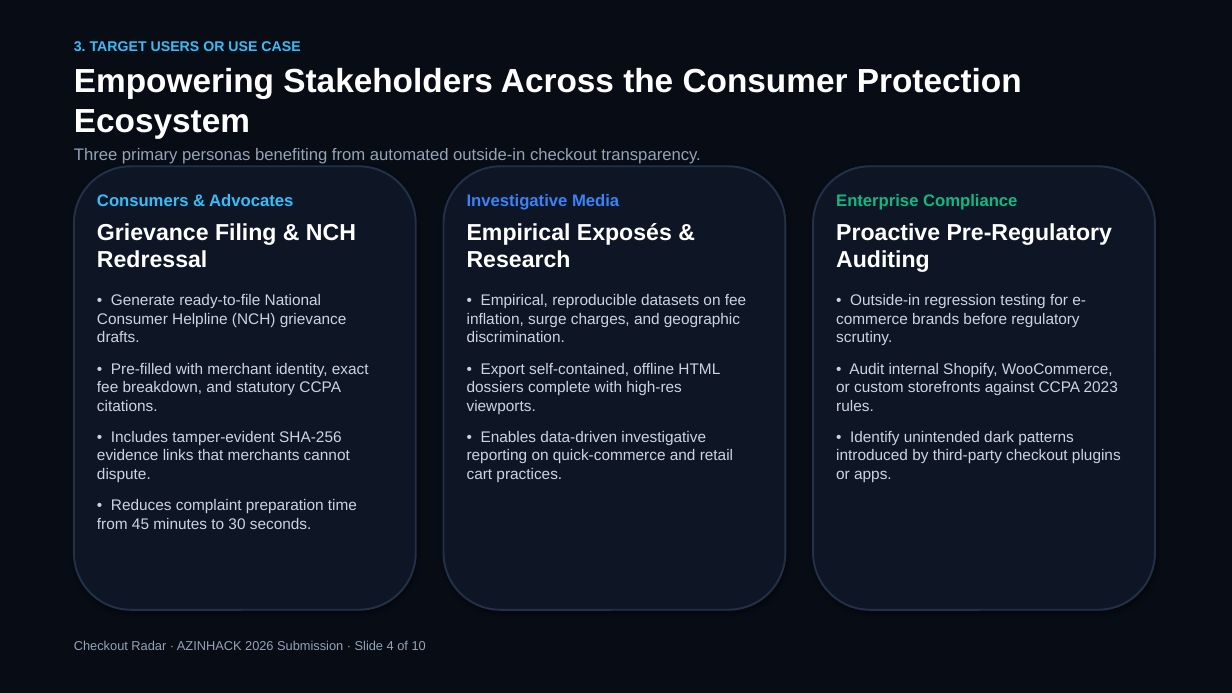
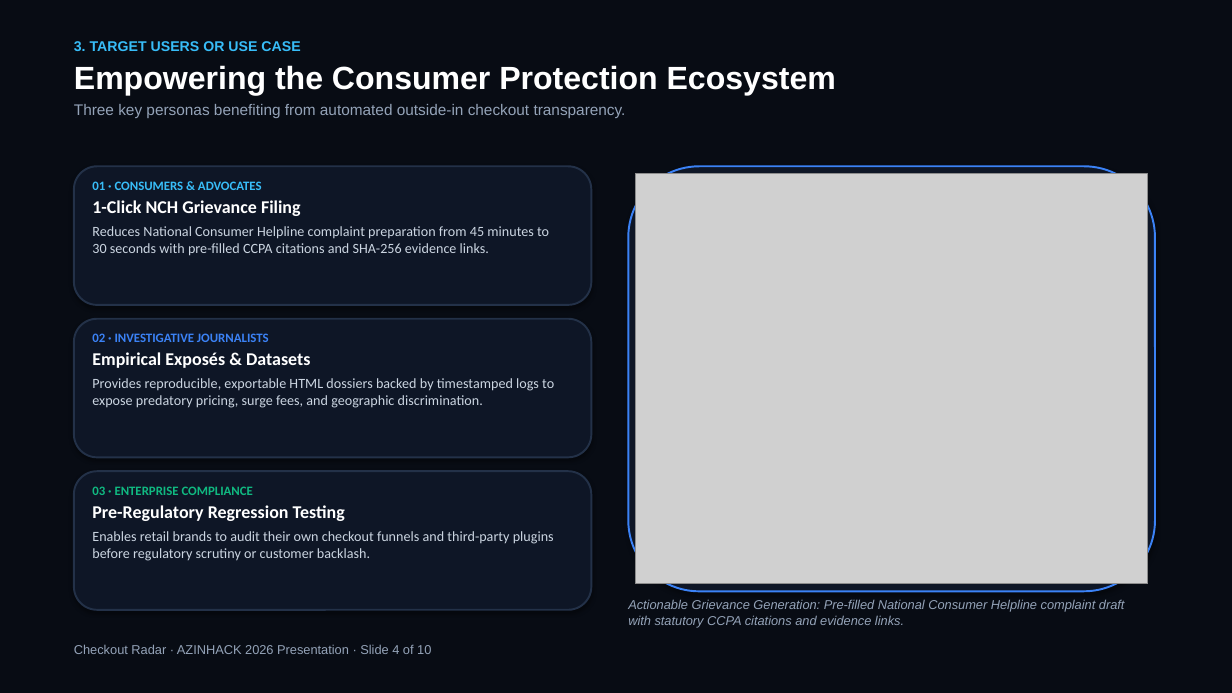
Before and after one commit to patchyevolve/CheckOutRadar, a slide deck: slide 4 of docs/pitch/Checkout_Radar_AZINHACK_2026.pptx. Drawn at 1232x693 pixels with LibreOffice and Linux fonts; fonts in the diff are those of the drawing; grey boxes stand for pictures. Boxes give left, top, right and bottom in pixels: in the first picture for what was removed or moved away, otherwise in the second. Text is boxed around its words. In the diff, an @@ line names an element or a change of style, - is before the commit and + after.

Commit message:
docs(pitch): upgrade pitch presentation with rich visual layout, embedded UI screenshots, and presentation runbook

```diff
--- a/docs/pitch/Checkout_Radar_AZINHACK_2026.pptx
+++ b/docs/pitch/Checkout_Radar_AZINHACK_2026.pptx
@@ text at (74, 65, 836, 118): text changed; size 13 to 12 pt @@
-Empowering Stakeholders Across the Consumer Protection Ecosystem
-Three primary personas benefiting from automated outside-in checkout transparency.
+Empowering the Consumer Protection Ecosystem
+Three key personas benefiting from automated outside-in checkout transparency.
@@ rounded rectangle: place and size @@
-rounded rectangle at (74, 166, 416, 610)
+rounded rectangle at (74, 166, 592, 305)
@@ rounded rectangle added at (628, 166, 1155, 592), fill #0E1626, outline #3B82F6 1.5 pt @@
@@ picture added at (636, 174, 1148, 584) @@
@@ text at (92, 181, 549, 256): text changed; size 12 to 11 pt; font Arial to Calibri @@
-Consumers & Advocates
-Grievance Filing & NCH Redressal
-• Generate ready-to-file National Consumer Helpline (NCH) grievance drafts.
-• Pre-filled with merchant identity, exact fee breakdown, and statutory CCPA citations.
-• Includes tamper-evident SHA-256 evidence links that merchants cannot dispute.
-• Reduces complaint preparation time from 45 minutes to 30 seconds.
+01 · CONSUMERS & ADVOCATES
+1-Click NCH Grievance Filing
+Reduces National Consumer Helpline complaint preparation from 45 minutes to 30 seconds with pre-filled CCPA citations and SHA-256 evidence links.
@@ rounded rectangle: place and size @@
-rounded rectangle at (444, 166, 786, 610)
+rounded rectangle at (74, 319, 592, 457)
@@ text at (92, 333, 554, 408): text changed; size 12 to 11 pt; font Arial to Calibri @@
-Investigative Media
-Empirical Exposés & Research
-• Empirical, reproducible datasets on fee inflation, surge charges, and geographic discrimination.
-• Export self-contained, offline HTML dossiers complete with high-res viewports.
-• Enables data-driven investigative reporting on quick-commerce and retail cart practices.
+02 · INVESTIGATIVE JOURNALISTS
+Empirical Exposés & Datasets
+Provides reproducible, exportable HTML dossiers backed by timestamped logs to expose predatory pricing, surge fees, and geographic discrimination.
@@ rounded rectangle: place and size @@
-rounded rectangle at (813, 166, 1155, 610)
+rounded rectangle at (74, 471, 592, 610)
@@ text at (92, 486, 554, 561): text changed; size 12 to 11 pt; font Arial to Calibri @@
-Enterprise Compliance
-Proactive Pre-Regulatory Auditing
-• Outside-in regression testing for e-commerce brands before regulatory scrutiny.
-• Audit internal Shopify, WooCommerce, or custom storefronts against CCPA 2023 rules.
-• Identify unintended dark patterns introduced by third-party checkout plugins or apps.
+03 · ENTERPRISE COMPLIANCE
+Pre-Regulatory Regression Testing
+Enables retail brands to audit their own checkout funnels and third-party plugins before regulatory scrutiny or customer backlash.
@@ text added at (628, 599, 1125, 627), 10 pt, text #94A3B8, italic @@
+Actionable Grievance Generation: Pre-filled National Consumer Helpline complaint draft with statutory CCPA citations and evidence links.
@@ text at (74, 644, 431, 654): text changed @@
-Checkout Radar · AZINHACK 2026 Submission · Slide 4 of 10
+Checkout Radar · AZINHACK 2026 Presentation · Slide 4 of 10
```
Also in this commit, not shown: 8 other slides changed, 1 slide added, 1 slide removed, 13 other files.
